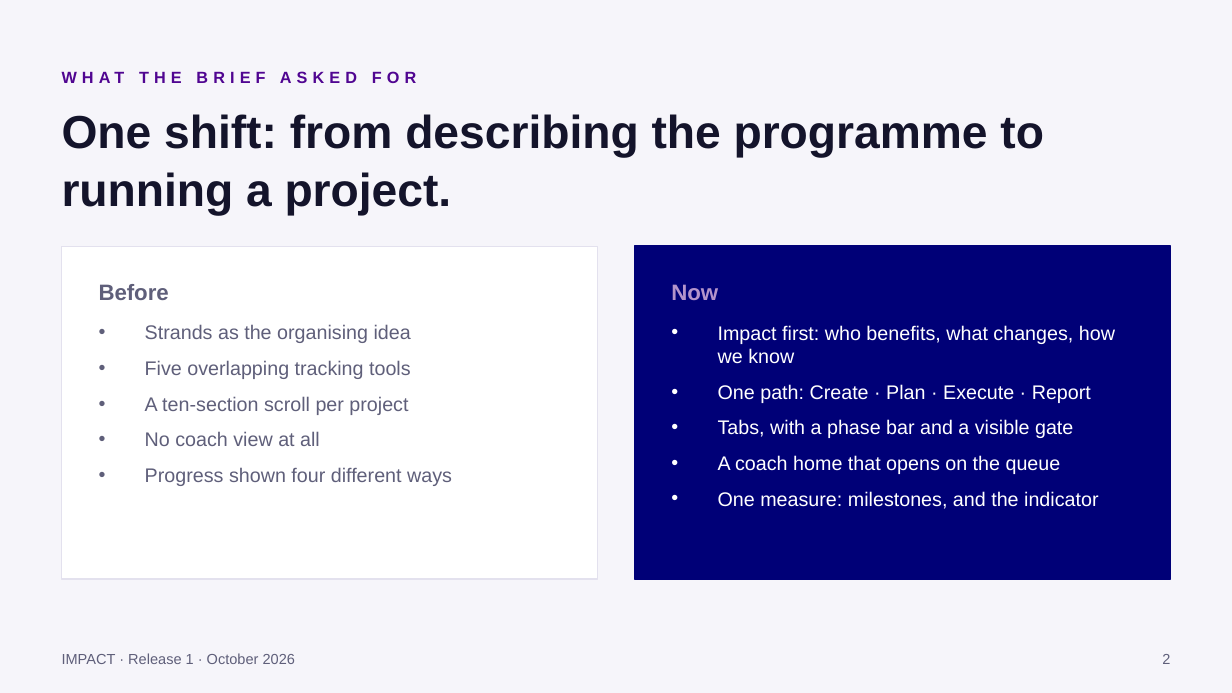
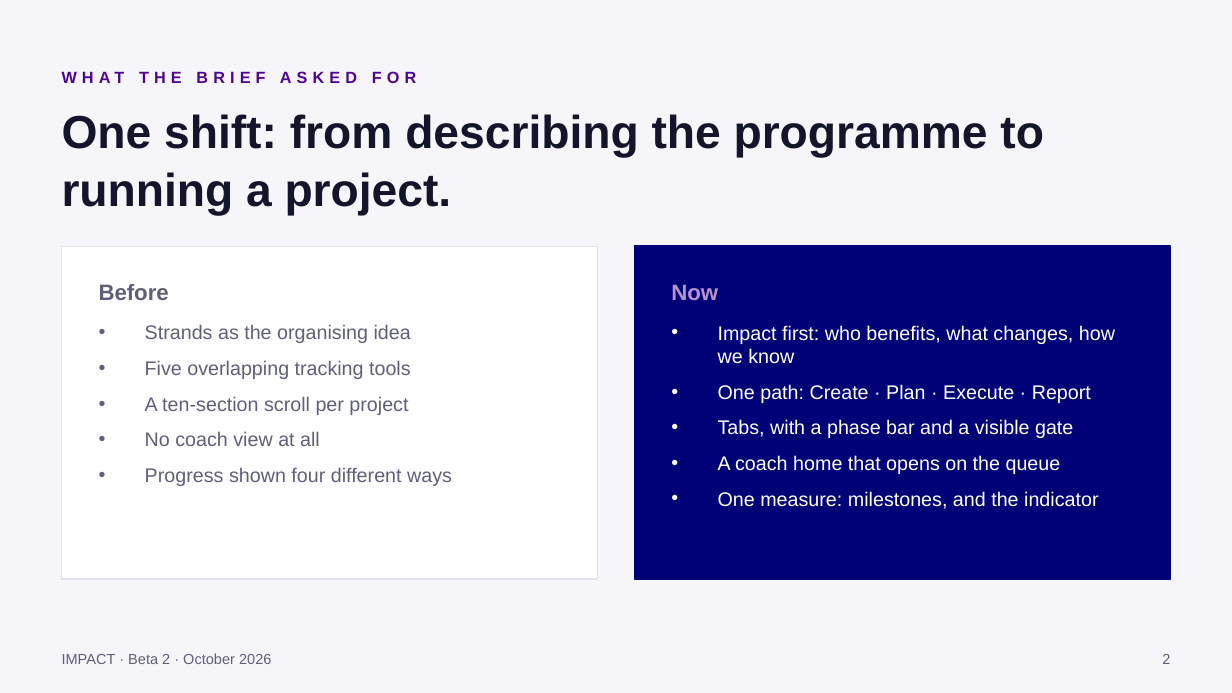
Before and after one commit to alexandermalinsky-brutal-guet-ag/eastwood-impact-lms, a slide deck: slide 2 of docs/IMPACT-Release-1-Demo.pptx. Drawn at 1232x693 pixels with LibreOffice and Linux fonts; fonts in the diff are those of the drawing. Boxes give left, top, right and bottom in pixels: in the first picture for what was removed or moved away, otherwise in the second. Text is boxed around its words. In the diff, an @@ line names an element or a change of style, - is before the commit and + after.

```diff
--- a/docs/IMPACT-Release-1-Demo.pptx
+++ b/docs/IMPACT-Release-1-Demo.pptx
@@ text at (62, 653, 271, 664): text changed @@
-IMPACT · Release 1 · October 2026
+IMPACT · Beta 2 · October 2026
```
Also in this commit, not shown: 12 other slides changed, 2 slides added, 1 slide removed.
